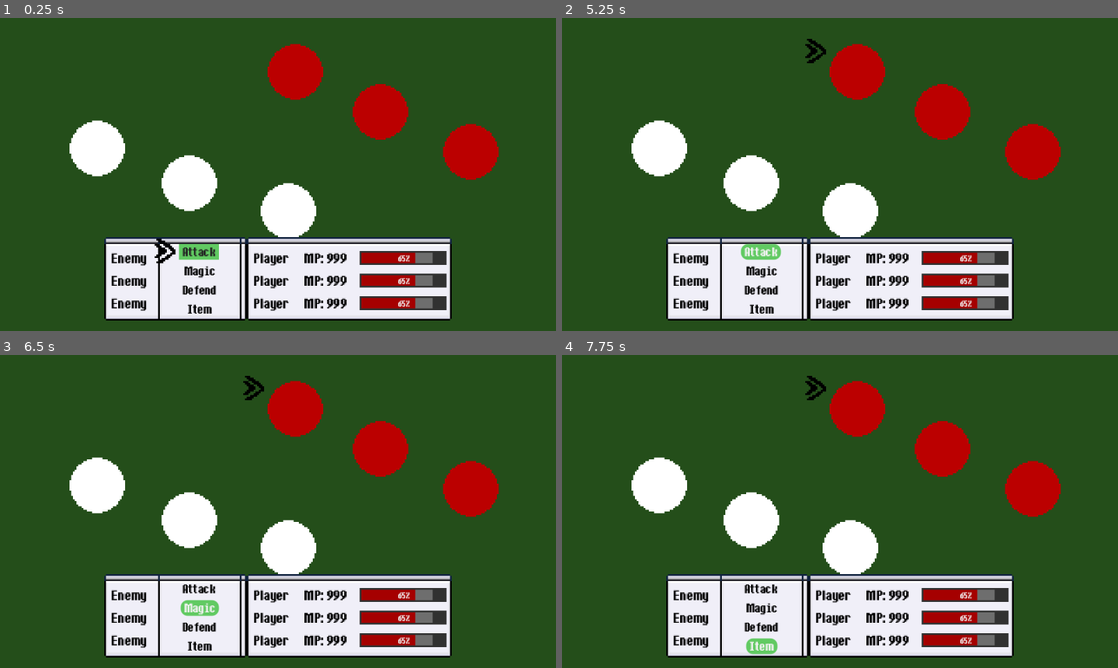
Above: before the commit, frames 1-4 (two rows, left to right).
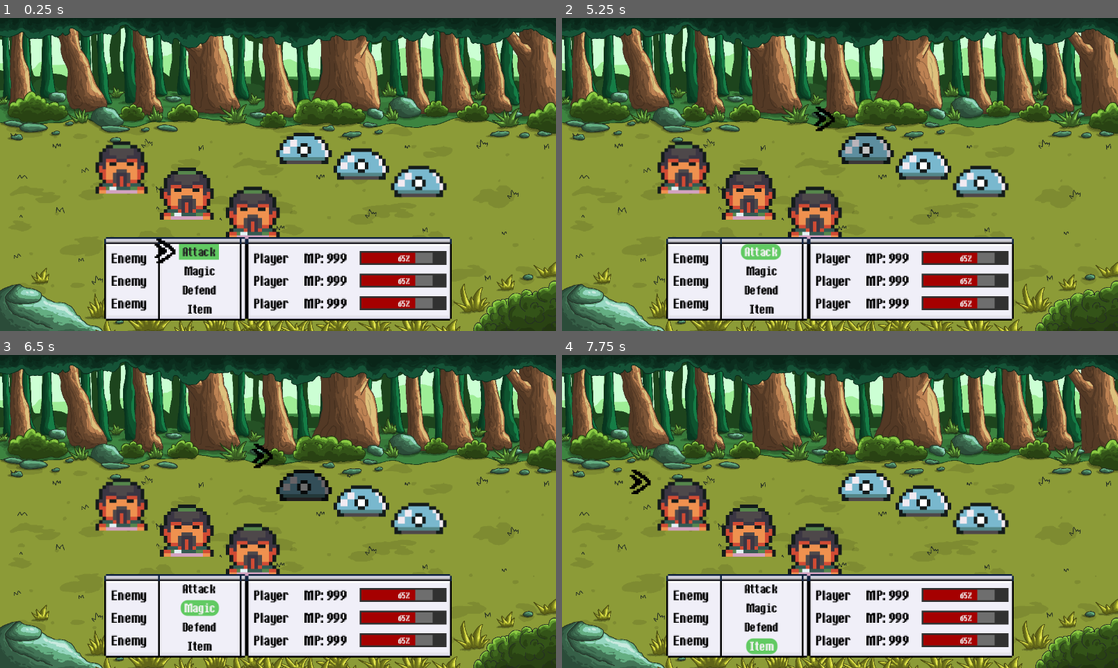
Above: after the commit, the same moments.

Repository: andreyes333/Game-Output-4
Game: Godot game, scene res://Battle/battle.tscn
Same seed, same stepped clock (60 frames per second), same inputs: the game is played once before the commit and once after it.
Inputs (mouse positions are in pixels of both pictures, inside the frame that each line leads up to; where the layout moved, square brackets give the same spot in the first picture):
- Up to frame 1 (0.25 s): no input
- Up to frame 2 (5.25 s): click (923, 155) [940, 111] at 0.5 s; click (979, 171) [1034, 152] at 1.25 s; click (867, 140) [856, 71] at 2 s; click (684, 165) [662, 149] at 2.75 s; click (745, 193) [751, 183] at 3.5 s; click (812, 212) [851, 212] at 4.25 s; click "Attack" at 5 s
- Up to frame 3 (6.5 s): click "Magic" at 5.75 s
- Up to frame 4 (7.75 s): click "Defend" at 6.5 s; click "Item" at 7.25 s

The runs differ from the first frame. In frame 1, 75% of the frame differs, in the area x 0-100%, y 0-100%; in frame 2, 75%; in frame 3, 75%; in frame 4, 75%.

Commit message:
Added Sprites, Enemy Targeting, and Enemy Removal

Diff:
--- a/Battle/battle.tscn
+++ b/Battle/battle.tscn
@@ -1,12 +1,13 @@
 [gd_scene format=3 uid="uid://qwv6wsrsd8i1"]
 
-[ext_resource type="Theme" uid="uid://bc4sd2mw2y0t4" path="res://Assets/menu_theme_default.tres" id="1_5pv0p"]
+[ext_resource type="Theme" uid="uid://bc4sd2mw2y0t4" path="res://Assets/Themes/menu_theme_default.tres" id="1_5pv0p"]
 [ext_resource type="Script" uid="uid://df0o2865kvdrw" path="res://Scripts/battle.gd" id="2_ploow"]
 [ext_resource type="PackedScene" uid="uid://b2s5pd8gyp2x7" path="res://Battle/menu.tscn" id="3_o5tja"]
+[ext_resource type="Texture2D" uid="uid://dc2kglw1rrft1" path="res://Assets/game_background_4.png" id="3_yhs05"]
 [ext_resource type="Script" uid="uid://dgopivrlplmu4" path="res://Scripts/player_options.gd" id="4_0lqow"]
 [ext_resource type="PackedScene" uid="uid://bqss7i5d6xk56" path="res://Battle/battle_player.tscn" id="4_ploow"]
 [ext_resource type="PackedScene" uid="uid://0a6nmud181a5" path="res://Battle/battle_enemy.tscn" id="5_0lqow"]
-[ext_resource type="Theme" uid="uid://ccvqb1g3n4kkj" path="res://Assets/font_size.tres" id="5_do635"]
+[ext_resource type="Theme" uid="uid://ccvqb1g3n4kkj" path="res://Assets/Themes/font_size.tres" id="5_do635"]
 [ext_resource type="PackedScene" uid="uid://78ekns46m20e" path="res://Battle/menu_cursor.tscn" id="8_bjo3u"]
 [ext_resource type="PackedScene" uid="uid://d3h6gh2jq840w" path="res://Battle/health.tscn" id="8_ihngk"]
 
@@ -20,44 +21,47 @@
 theme = ExtResource("1_5pv0p")
 script = ExtResource("2_ploow")
 
-[node name="Background" type="ColorRect" parent="." unique_id=1275484505]
-layout_mode = 1
-anchors_preset = 15
-anchor_right = 1.0
-anchor_bottom = 1.0
-grow_horizontal = 2
-grow_vertical = 2
-color = Color(0.14117648, 0.30588236, 0.101960786, 1)
+[node name="Background" type="TextureRect" parent="." unique_id=283136207]
+layout_mode = 1
+anchors_preset = 15
+anchor_right = 1.0
+anchor_bottom = 1.0
+grow_horizontal = 2
+grow_vertical = 2
+texture = ExtResource("3_yhs05")
+expand_mode = 2
 
 [node name="Enemies" type="Control" parent="." unique_id=438403486]
 layout_mode = 1
 anchors_preset = 15
 anchor_right = 1.0
 anchor_bottom = 1.0
+offset_left = 1.0
+offset_right = 1.0
 grow_horizontal = 2
 grow_vertical = 2
 script = ExtResource("4_0lqow")
 
 [node name="BattleEnemy" parent="Enemies" unique_id=938350905 instance=ExtResource("5_0lqow")]
 layout_mode = 0
-offset_left = 154.0
-offset_top = 15.0
-offset_right = 186.0
-offset_bottom = 47.0
-
-[node name="BattleEnemy2" parent="Enemies" unique_id=2016283626 instance=ExtResource("5_0lqow")]
-layout_mode = 0
-offset_left = 203.0
-offset_top = 38.0
-offset_right = 235.0
-offset_bottom = 70.0
-
-[node name="BattleEnemy3" parent="Enemies" unique_id=2075560097 instance=ExtResource("5_0lqow")]
-layout_mode = 0
-offset_left = 255.0
-offset_top = 61.0
-offset_right = 287.0
-offset_bottom = 93.0
+offset_left = 158.0
+offset_top = 54.0
+offset_right = 190.0
+offset_bottom = 86.0
+
+[node name="BattleEnemy2" parent="Enemies" unique_id=1271045334 instance=ExtResource("5_0lqow")]
+layout_mode = 0
+offset_left = 191.0
+offset_top = 63.0
+offset_right = 223.0
+offset_bottom = 95.0
+
+[node name="BattleEnemy3" parent="Enemies" unique_id=299256168 instance=ExtResource("5_0lqow")]
+layout_mode = 0
+offset_left = 224.0
+offset_top = 73.0
+offset_right = 256.0
+offset_bottom = 105.0
 
 [node name="PlayerCharacters" type="Control" parent="." unique_id=1121092959]
 layout_mode = 1
@@ -70,23 +74,23 @@
 
 [node name="BattlePlayer" parent="PlayerCharacters" unique_id=864587999 instance=ExtResource("4_ploow")]
 layout_mode = 0
-offset_left = 40.0
-offset_top = 59.0
-offset_right = 73.0
-offset_bottom = 91.0
+offset_left = 53.0
+offset_top = 69.0
+offset_right = 85.0
+offset_bottom = 101.0
 
 [node name="BattlePlayer2" parent="PlayerCharacters" unique_id=342789245 instance=ExtResource("4_ploow")]
 layout_mode = 0
-offset_left = 93.0
-offset_top = 79.0
-offset_right = 126.0
-offset_bottom = 111.0
+offset_left = 90.0
+offset_top = 84.0
+offset_right = 123.0
+offset_bottom = 116.0
 
 [node name="BattlePlayer3" parent="PlayerCharacters" unique_id=412769017 instance=ExtResource("4_ploow")]
 layout_mode = 0
-offset_left = 150.0
+offset_left = 128.0
 offset_top = 95.0
-offset_right = 183.0
+offset_right = 161.0
 offset_bottom = 127.0
 
 [node name="GUIMargin" type="MarginContainer" parent="." unique_id=1142262946]
--- a/Battle/battle_enemy.tscn
+++ b/Battle/battle_enemy.tscn
@@ -1,9 +1,62 @@
 [gd_scene format=3 uid="uid://0a6nmud181a5"]
 
-[ext_resource type="Texture2D" uid="uid://bgk0bxi152850" path="res://Assets/TemporaryEntitySprite.png" id="1_j463f"]
+[ext_resource type="Texture2D" uid="uid://c6wlioynsoteb" path="res://Assets/enemies/Slime.png" id="1_xf5mp"]
+[ext_resource type="Script" uid="uid://dxrq8qrgs61v7" path="res://Scripts/enemy_target.gd" id="2_xf5mp"]
+
+[sub_resource type="AtlasTexture" id="AtlasTexture_rcrfk"]
+atlas = ExtResource("1_xf5mp")
+region = Rect2(0, 0, 16, 16)
+
+[sub_resource type="Animation" id="Animation_xf5mp"]
+length = 0.001
+tracks/0/type = "value"
+tracks/0/imported = false
+tracks/0/enabled = true
+tracks/0/path = NodePath(".:self_modulate")
+tracks/0/interp = 1
+tracks/0/loop_wrap = true
+tracks/0/keys = {
+"times": PackedFloat32Array(0),
+"transitions": PackedFloat32Array(1),
+"update": 0,
+"values": [Color(1, 1, 1, 1)]
+}
+
+[sub_resource type="Animation" id="Animation_ge164"]
+resource_name = "highlight"
+length = 0.5
+loop_mode = 2
+tracks/0/type = "value"
+tracks/0/imported = false
+tracks/0/enabled = true
+tracks/0/path = NodePath(".:self_modulate")
+tracks/0/interp = 1
+tracks/0/loop_wrap = true
+tracks/0/keys = {
+"times": PackedFloat32Array(0, 0.5),
+"transitions": PackedFloat32Array(1, 1),
+"update": 0,
+"values": [Color(1, 1, 1, 1), Color(0.31061712, 0.31061712, 0.31061706, 1)]
+}
+
+[sub_resource type="AnimationLibrary" id="AnimationLibrary_s1nt1"]
+_data = {
+&"RESET": SubResource("Animation_xf5mp"),
+&"highlight": SubResource("Animation_ge164")
+}
 
 [node name="BattleEnemy" type="TextureButton" unique_id=938350905]
-self_modulate = Color(0.73333335, 0, 0, 1)
 offset_right = 32.0
 offset_bottom = 32.0
-texture_normal = ExtResource("1_j463f")
+texture_normal = SubResource("AtlasTexture_rcrfk")
+stretch_mode = 0
+script = ExtResource("2_xf5mp")
+
+[node name="Hit" type="Timer" parent="." unique_id=1160252699]
+
+[node name="AnimationPlayer" type="AnimationPlayer" parent="." unique_id=2011400125]
+libraries/ = SubResource("AnimationLibrary_s1nt1")
+
+[connection signal="focus_entered" from="." to="." method="_on_focus_entered"]
+[connection signal="focus_exited" from="." to="." method="_on_focus_exited"]
+[connection signal="timeout" from="Hit" to="." method="_on_hit_timeout"]
--- a/Battle/battle_player.tscn
+++ b/Battle/battle_player.tscn
@@ -1,8 +1,13 @@
 [gd_scene format=3 uid="uid://bqss7i5d6xk56"]
 
-[ext_resource type="Texture2D" uid="uid://bgk0bxi152850" path="res://Assets/TemporaryEntitySprite.png" id="1_2pf0b"]
+[ext_resource type="Texture2D" uid="uid://dyal57ah85xwg" path="res://Assets/players/Monk.png" id="1_2pf0b"]
+
+[sub_resource type="AtlasTexture" id="AtlasTexture_2alm2"]
+atlas = ExtResource("1_2pf0b")
+region = Rect2(0, 0, 16, 16)
 
 [node name="BattlePlayer" type="TextureButton" unique_id=864587999]
-offset_right = 33.0
+offset_right = 32.0
 offset_bottom = 32.0
-texture_normal = ExtResource("1_2pf0b")
+texture_normal = SubResource("AtlasTexture_2alm2")
+stretch_mode = 0
--- a/Battle/menu.tscn
+++ b/Battle/menu.tscn
@@ -1,6 +1,6 @@
 [gd_scene format=3 uid="uid://b2s5pd8gyp2x7"]
 
-[ext_resource type="Texture2D" uid="uid://cl31tfo5ln4k4" path="res://Assets/DemoUiBackgroundNineRect.png" id="1_xhh6f"]
+[ext_resource type="Texture2D" uid="uid://cl31tfo5ln4k4" path="res://Assets/UI/DemoUiBackgroundNineRect.png" id="1_xhh6f"]
 [ext_resource type="Script" uid="uid://c50jsxg4urw14" path="res://Scripts/menu.gd" id="2_5vixj"]
 
 [node name="Menu" type="NinePatchRect" unique_id=497923819]
--- a/Battle/menu_cursor.tscn
+++ b/Battle/menu_cursor.tscn
@@ -1,6 +1,6 @@
 [gd_scene format=3 uid="uid://78ekns46m20e"]
 
-[ext_resource type="Texture2D" uid="uid://bb8sm8v1k4hjt" path="res://Assets/Cursor.png" id="1_q8tnd"]
+[ext_resource type="Texture2D" uid="uid://bb8sm8v1k4hjt" path="res://Assets/UI/Cursor.png" id="1_q8tnd"]
 [ext_resource type="Script" uid="uid://f0o1qetdbu63" path="res://Scripts/menu_cursor.gd" id="2_3pgjb"]
 
 [node name="MenuCursor" type="TextureRect" unique_id=807889980]
--- /dev/null
+++ b/Resources/enemies/skull.tres
@@ -0,0 +1,14 @@
+[gd_resource type="Resource" script_class="EnemyData" format=3 uid="uid://cnj6ejwj2e2g2"]
+
+[sub_resource type="GDScript" id="GDScript_42tav"]
+script/source = "class_name EnemyData extends Resource
+
+@export var name : String = \"Monster\"
+@export var texture : Texture2D
+@export var health : int = 10
+@export var damage : int = 2
+"
+
+[resource]
+script = SubResource("GDScript_42tav")
+metadata/_custom_type_script = "uid://b36spam8cc33h"
--- /dev/null
+++ b/Resources/enemies/slime.tres
@@ -0,0 +1,23 @@
+[gd_resource type="Resource" script_class="EnemyData" format=3 uid="uid://bc66h2lduodkn"]
+
+[ext_resource type="Texture2D" uid="uid://c6wlioynsoteb" path="res://Assets/enemies/Slime.png" id="2_6w4tk"]
+
+[sub_resource type="GDScript" id="GDScript_42tav"]
+script/source = "class_name EnemyData extends Resource
+
+@export var name : String = \"Monster\"
+@export var texture : Texture2D
+@export var health : int = 10
+@export var damage : int = 2
+"
+
+[sub_resource type="AtlasTexture" id="AtlasTexture_6w4tk"]
+atlas = ExtResource("2_6w4tk")
+region = Rect2(0, 32.183025, 16.520576, 31.816975)
+
+[resource]
+script = SubResource("GDScript_42tav")
+name = "Slime"
+texture = SubResource("AtlasTexture_6w4tk")
+health = 20
+metadata/_custom_type_script = "uid://b36spam8cc33h"
--- /dev/null
+++ b/Resources/enemies/snake.tres
@@ -0,0 +1,14 @@
+[gd_resource type="Resource" script_class="EnemyData" format=3 uid="uid://cx50n8ja6lx06"]
+
+[sub_resource type="GDScript" id="GDScript_42tav"]
+script/source = "class_name EnemyData extends Resource
+
+@export var name : String = \"Monster\"
+@export var texture : Texture2D
+@export var health : int = 10
+@export var damage : int = 2
+"
+
+[resource]
+script = SubResource("GDScript_42tav")
+metadata/_custom_type_script = "uid://b36spam8cc33h"
--- a/Scripts/battle.gd
+++ b/Scripts/battle.gd
@@ -9,10 +9,12 @@
 
 @onready var _options: Menu = $Options
 @onready var _player_options: SubMenu = $Options/PlayerOptions
-@onready var _enemies_options: SubMenu = $Enemies
+@onready var _enemies_target: SubMenu = $Enemies
+@onready var _player_target: SubMenu = $PlayerCharacters
 
 func _ready() -> void:
 	_player_options.button_focus(0)
+	_enemies_target.button_pressed.connect(_on_enemies_button_pressed)
 
 func _unhandled_input(event: InputEvent) -> void:
 	if event.is_action_pressed("ui_cancel"):
@@ -20,7 +22,7 @@
 			States.OPTIONS:
 				pass
 			States.TARGETS:
-				state == States.OPTIONS
+				state = States.OPTIONS
 				_player_options.button_focus()
 		pass
 
@@ -31,4 +33,15 @@
 	match button.text:
 		" Attack ":
 			state = States.TARGETS
-			_enemies_options.button_focus()
+			_enemies_target.button_focus()
+		" Magic ":
+			state = States.TARGETS
+			_enemies_target.button_focus()
+		" Defend ":
+			state = States.TARGETS
+			_player_target.button_focus()
+
+
+func _on_enemies_button_pressed(enemy_button: BaseButton) -> void:
+	print("hit")
+	enemy_button.heal_hurt(-1)
--- /dev/null
+++ b/Scripts/enemy_target.gd
@@ -0,0 +1,30 @@
+class_name enemy_target extends TextureButton
+
+var hp_max: int = 10
+var hp: int = hp_max
+
+@onready var _hit: Timer = $Hit
+@onready var _animation_player: AnimationPlayer = $AnimationPlayer
+
+func _ready() -> void:
+	_animation_player.play("RESET")
+	set_process(false)
+
+#serves as the hit effect
+func _process(_delta:float) -> void:
+	modulate.a = randf()
+
+func _on_focus_entered() -> void:
+	_animation_player.play("highlight")
+
+func _on_focus_exited() -> void:
+	_animation_player.play("RESET")
+
+func heal_hurt(value: int) -> void:
+	hp = clamp(hp + value, 0, hp_max)
+	if value < 0:
+		set_process(true)
+		_hit.start()
+		await _hit.timeout
+		set_process(false)
+		modulate.a = 1.0
--- a/Scripts/menu_cursor.gd
+++ b/Scripts/menu_cursor.gd
@@ -9,6 +9,8 @@
 	set_process(false)
 
 func _process(delta: float) -> void:
+	if not is_instance_valid(target):
+		return
 	global_position = target.global_position + OFFSET
 
 func _on_viewport_gui_focus_changed(node: Control) -> void:
--- a/Scripts/player_options.gd
+++ b/Scripts/player_options.gd
@@ -10,8 +10,19 @@
 		button.focus_exited.connect(_on_button_focus_exited.bind(button))
 		button.focus_entered.connect(_on_button_focused.bind(button))
 		button.pressed.connect(_on_button_pressed.bind(button))
+		button.tree_exiting.connect(_on_button_removed.bind(button))
 	button_enable_focus(false)
 
+func _on_button_removed(button: BaseButton) -> void:
+	if not button.has_focus():
+		return
+	var removed_index: int = button.get_index()
+	await get_tree().process_frame
+	var buttons: Array = get_buttons()
+	if buttons.is_empty():
+		return
+	index = clampi(removed_index, 0, buttons.size() - 1)
+	button_focus(index)
 
 func get_buttons() -> Array:
 	return get_children()
@@ -34,10 +45,11 @@
 	button.grab_focus()
 
 func _on_button_focus_exited(button: BaseButton) -> void:
-		await get_tree().process_frame
-		if not get_viewport().gui_get_focus_owner() in get_buttons():
-			button_enable_focus(false)
-		#await get_tree().process_frame
+	await get_tree().process_frame
+	if not is_instance_valid(button) or button.is_queued_for_deletion() or not button.is_inside_tree():
+		return
+	if not get_viewport().gui_get_focus_owner() in get_buttons():
+		button_enable_focus(false)
 
 func _on_button_focused(button: BaseButton) -> void:
 	index = button.get_index()
Renamed: Assets/font_size.tres -> Assets/Themes/font_size.tres
Renamed: Assets/menu_theme_default.tres -> Assets/Themes/menu_theme_default.tres
Renamed: Assets/Cursor.png -> Assets/UI/Cursor.png
Not shown, added: Assets/UI/Cursor.png.import
Renamed: Assets/DemoUiBackgroundNineRect.png -> Assets/UI/DemoUiBackgroundNineRect.png
Not shown, added: Assets/UI/DemoUiBackgroundNineRect.png.import
Binary file added: Assets/enemies/Slime.png
Not shown, changed: Assets/enemies/Slime.png.import
Binary file added: Assets/enemies/Snake.png
Not shown, added: Assets/enemies/Snake.png.import
Binary file added: Assets/enemies/SpriteSheet.png
Not shown, added: Assets/enemies/SpriteSheet.png.import
(and 9 more such lines)
